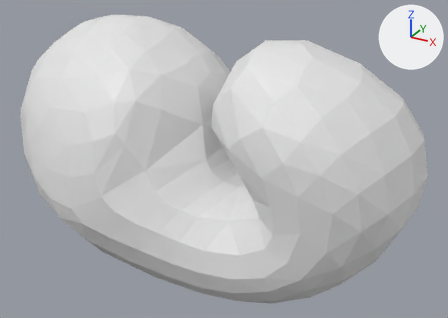
A saved change to the OBJ model src/atlas_model/data/obj_files/embryo_t343.obj.
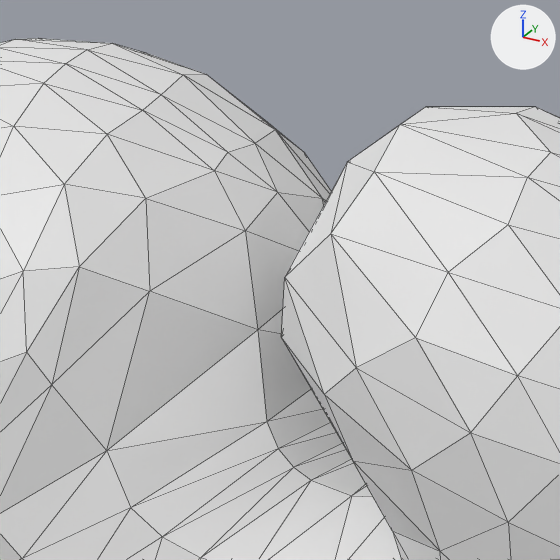
Each version is shown whole from a 50 mm camera at (409.6, -488.1, 280.9) aimed at (213.6, -131.6, 102.6), then close up on the part from 24% to 71% of the width and 0% to 67% of the height. The lights are fixed; the arrows at upper right show +X, +Y and +Z. The close-ups show mesh edges as thin lines. Where no turn or scale is listed for an object, it has been applied to the vertices.

The scene before the commit, as lines of its bpy script (objects in view):
```python
me_embryo_t343 = bpy.data.meshes.new('embryo_t343')
me_embryo_t343.from_pydata(...)  # 362 vertices, 720 faces; spans x 46.0..354.0, y -223.0..-50.0, z 20.0..195.0
ob_embryo_t343 = bpy.data.objects.new('embryo_t343', me_embryo_t343)
ob_embryo_t343.location = (0.0, 0.0, 0.0)
```
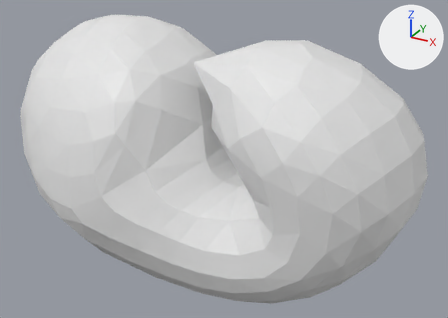
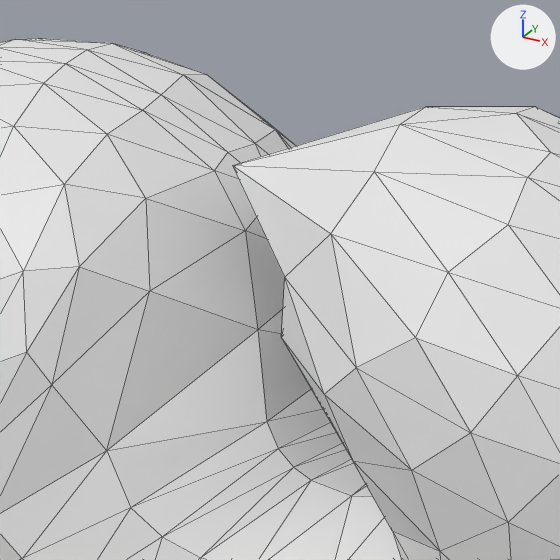
What differs and where, as boxes (x1, y1, x2, y2) in the close-ups (560 x 560 px; the box of a moved part takes in the faces that stretch with it):
part 1 of me_embryo_t343, moved or reshaped
    before: (286, 125, 400, 275)
    after: (233, 107, 425, 277)

Diff of the bpy script that builds the scene:
```diff
--- a/src/atlas_model/data/obj_files/embryo_t343.obj.py
+++ b/src/atlas_model/data/obj_files/embryo_t343.obj.py
@@ me_embryo_t343 @@
 me_embryo_t343.from_pydata(...)  # 362 vertices, 720 faces; spans x 46.0..354.0, y -223.0..-50.0, z 20.0..195.0
 # used by ob_embryo_t343; location = (0.0, 0.0, 0.0)
-me_embryo_t343.vertices[10].co = (232.0, -150.0, 181.0)  # pixel (347, 161)
+# me_embryo_t343 part 1
+me_embryo_t343.vertices[10].co = (204.0, -155.0, 177.0)  # pixel (232, 165)
```
